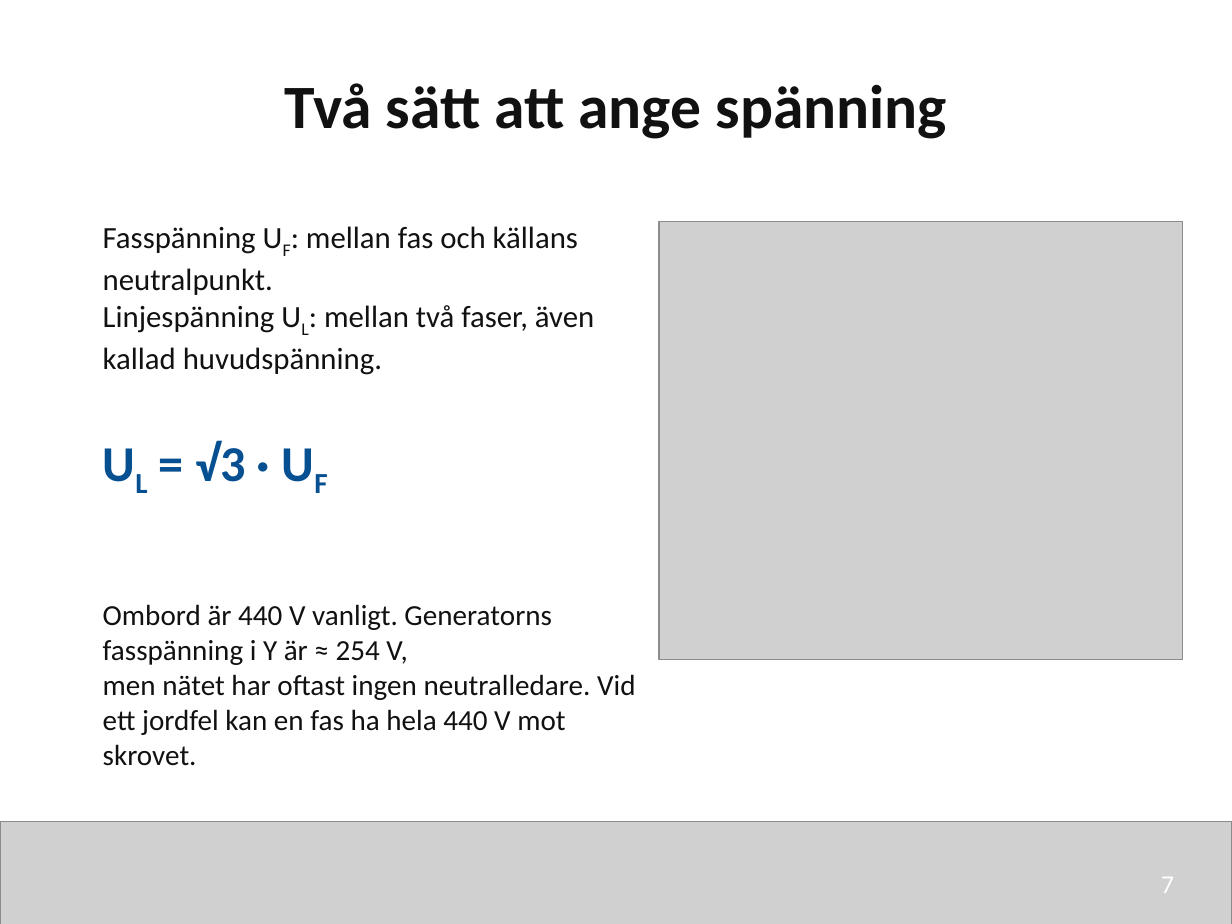
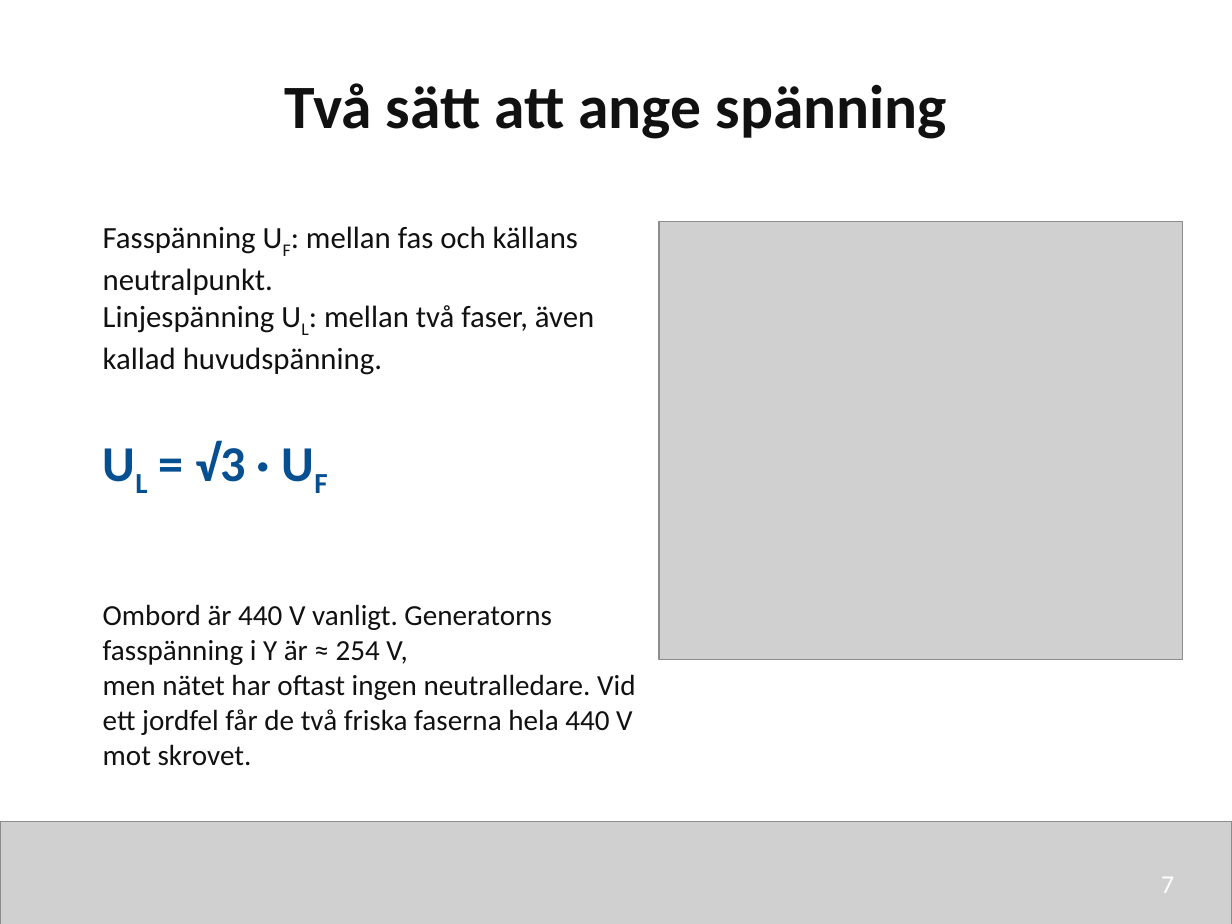
Before and after one commit to nj22az/nj22az.github.io, a slide deck: slide 7 of sjoskolan/vecka-41/aktuell/v41_01_Trefassystemets_grunder_elev.pptx. Drawn at 1232x924 pixels with LibreOffice and Linux fonts; fonts in the diff are those of the drawing; grey boxes stand for pictures. Boxes give left, top, right and bottom in pixels: in the first picture for what was removed or moved away, otherwise in the second. Text is boxed around its words. In the diff, an @@ line names an element or a change of style, - is before the commit and + after.

```diff
--- a/sjoskolan/vecka-41/aktuell/v41_01_Trefassystemets_grunder_elev.pptx
+++ b/sjoskolan/vecka-41/aktuell/v41_01_Trefassystemets_grunder_elev.pptx
@@ text at (103,674,635,766): text changed @@
-men nätet har oftast ingen neutralledare. Vid ett jordfel kan en fas ha hela 440 V mot skrovet.
+men nätet har oftast ingen neutralledare. Vid ett jordfel får de två friska faserna hela 440 V mot skrovet.
```
Also in this commit, not shown: 9 other files.
